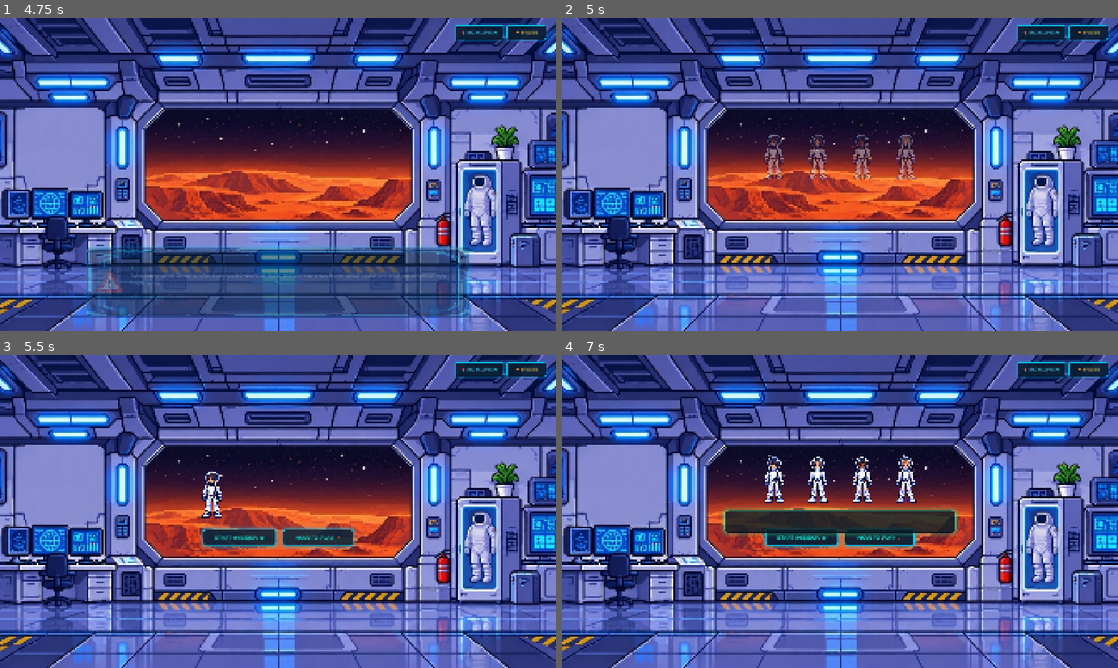
Above: before the commit, frames 1-4 (two rows, left to right).
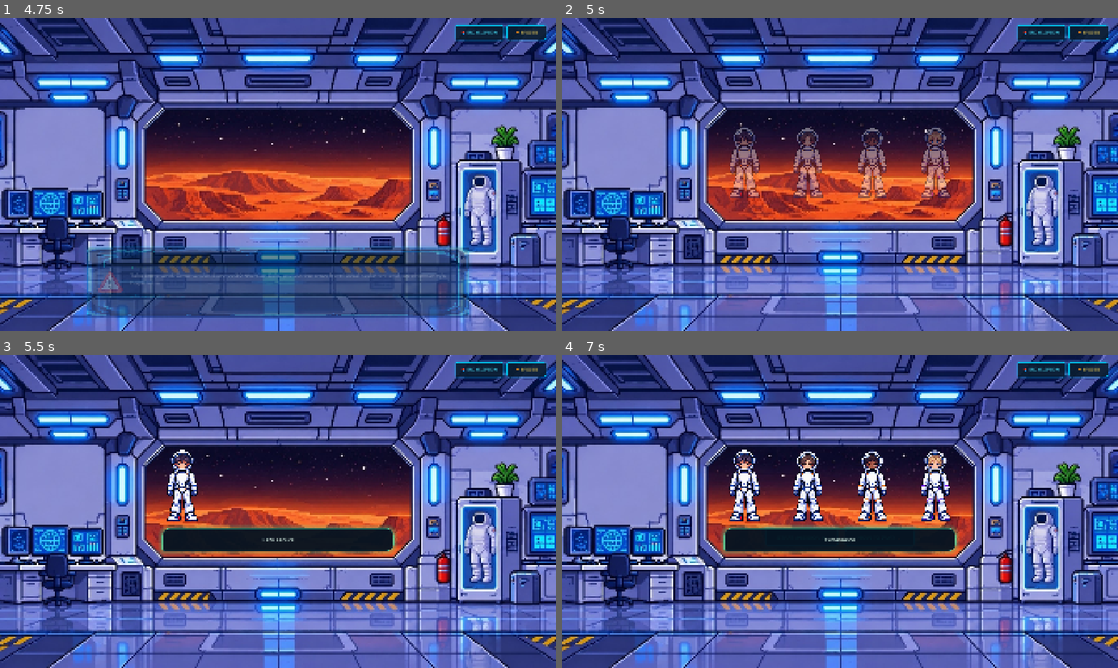
Above: after the commit, the same moments.

Repository: chaybentaleb/Astro_Care
Game: Godot game, scene res://scenes/main.tscn
The game is run twice, just before and just after one commit, with the same random seed, the same clock (stepped at 60 frames per second) and the same inputs.
Inputs (mouse positions are in pixels of both pictures, inside the frame that each line leads up to):
- Up to frame 1 (4.75 s): click "📚 ENCYCLOPEDIA" at 0.5 s; click "NEXT ▶️" at 1.25 s; click "NEXT ▶️" at 2 s; click "🏆 BADGES" at 2.75 s; tap Enter (ui_accept) at 3.5, 3.77, 4.25, 4.52 s; move the mouse to (400, 158) at 3.52 s; hold Right (ui_right) 3.53-4.28 s; click (400, 158) at 3.67 s; move the mouse to (166, 190) at 4.27 s; hold Left (ui_left) from 4.28 s (still down); click (166, 190) at 4.42 s
- Up to frame 2 (5 s): keep holding Left (ui_left)
- Up to frame 3 (5.5 s): move the mouse to (333, 442) at 5.02 s; release Left (ui_left) at 5.03 s; hold Right (ui_right) from 5.03 s (still down); click (333, 442) at 5.17 s
- Up to frame 4 (7 s): release Right (ui_right) at 5.75 s; click (801, 536) at 5.75 s, where only the run before the commit has a clickable "START MISSION ▶"; click (801, 536) at 6.5 s, where only the run before the commit has a clickable "START MISSION ▶"

Frame 1 is identical in both runs. In frame 2, 3.9% of the frame differs, in the area x 30-70%, y 35-58%; in frame 3, 4.2%; in frame 4, 9.1%, in the area x 28-72%, y 30-64%.

Commit message:
fix: scale up crew chars, 2-step comic speech bubble, button mouse_filter fix, sequential UI reveal

Diff:
--- a/scenes/dialogue.gd
+++ b/scenes/dialogue.gd
@@ -75,7 +75,17 @@
 	},
 ]
 
-const CREW_TEASER_TEXT: String = "Are you ready to face the red storms, Commander? Let's secure the habitat!"
+const CREW_TEASER_STEPS: Array[Dictionary] = [
+	{
+		"speaker": "CREW MEMBER 1",
+		"text": "Commander, solar sensors are redlining! Are you ready to face the Martian storms?"
+	},
+	{
+		"speaker": "CREW MEMBER 2",
+		"text": "Let's secure the habitat and keep everyone alive. We're counting on you!"
+	},
+]
+var crew_dialogue_index: int = 0
 
 func _ready() -> void:
 	_ensure_nodes()
@@ -217,6 +227,7 @@
 
 func _transition_to_crew_teaser() -> void:
 	current_phase = "crew_teaser"
+	crew_dialogue_index = 0
 
 	# Fade out the dialogue anchor
 	if dialogue_anchor:
@@ -224,6 +235,10 @@
 		fade_out.tween_property(dialogue_anchor, "modulate:a", 0.0, 0.3)
 		await fade_out.finished
 		dialogue_anchor.visible = false
+
+	# Hide buttons during crew dialogue
+	if action_buttons_center:
+		action_buttons_center.visible = false
 
 	# Show crew section with avatars popping in
 	if crew_section:
@@ -248,28 +263,19 @@
 			pop.tween_property(avatar, "modulate:a", 1.0, 0.2)
 			pop.tween_property(avatar, "scale", Vector2(1.0, 1.0), 0.3).set_trans(Tween.TRANS_BACK).set_ease(Tween.EASE_OUT)
 			await pop.finished
-			# Small delay between each pop
 			if i < avatars.size() - 1:
 				await get_tree().create_timer(0.12).timeout
 
-	# Show crew speech bubble with typewriter
-	if crew_speech_bubble:
-		crew_speech_bubble.visible = true
-		crew_speech_bubble.modulate.a = 0.0
-		var bubble_fade = create_tween()
-		bubble_fade.tween_property(crew_speech_bubble, "modulate:a", 1.0, 0.25)
-		await bubble_fade.finished
-
-	_start_typewriter(CREW_TEASER_TEXT, crew_speech_text)
+	# Show first crew speech step
+	_show_crew_speech_step(0)
 
 func _transition_to_menu() -> void:
 	current_phase = "menu"
 
-	# Update click hint to indicate menu is ready
 	if click_hint:
 		click_hint.visible = false
 
-	# Show action buttons with smooth fade-in
+	# Show action buttons with smooth fade-in below crew
 	if action_buttons_center:
 		action_buttons_center.visible = true
 		action_buttons_center.modulate.a = 0.0
@@ -278,6 +284,34 @@
 		var tween = create_tween().set_parallel(true)
 		tween.tween_property(action_buttons_center, "modulate:a", 1.0, 0.35)
 		tween.tween_property(action_buttons_center, "scale", Vector2(1.0, 1.0), 0.4).set_trans(Tween.TRANS_BACK).set_ease(Tween.EASE_OUT)
+
+func _show_crew_speech_step(index: int) -> void:
+	crew_dialogue_index = index
+	if index < 0 or index >= CREW_TEASER_STEPS.size():
+		return
+
+	var step = CREW_TEASER_STEPS[index]
+
+	# Show/fade in the speech bubble
+	if crew_speech_bubble:
+		crew_speech_bubble.visible = true
+		if crew_speech_bubble.modulate.a < 0.9:
+			crew_speech_bubble.modulate.a = 0.0
+			var bubble_fade = create_tween()
+			bubble_fade.tween_property(crew_speech_bubble, "modulate:a", 1.0, 0.25)
+
+	# Highlight the speaking crew member avatar
+	var avatars = [crew_avatar_1, crew_avatar_2, crew_avatar_3, crew_avatar_4]
+	for i in range(avatars.size()):
+		if avatars[i]:
+			if i == index:
+				# Bounce the active speaker
+				var bounce = create_tween()
+				bounce.tween_property(avatars[i], "scale", Vector2(1.08, 1.08), 0.12).set_trans(Tween.TRANS_BACK)
+				bounce.tween_property(avatars[i], "scale", Vector2(1.0, 1.0), 0.1)
+
+	# Start typewriter for this step's text
+	_start_typewriter(step["text"], crew_speech_text)
 
 # ─── Typewriter Engine ───────────────────────────────────────────────
 
@@ -419,10 +453,21 @@
 		_finish_typewriting(crew_speech_text)
 		return
 
-	# Crew teaser done — show menu buttons
-	is_advancing = true
-	_transition_to_menu()
-	is_advancing = false
+	# Advance to next crew dialogue step
+	if crew_dialogue_index < CREW_TEASER_STEPS.size() - 1:
+		is_advancing = true
+		crew_dialogue_index += 1
+		_show_crew_speech_step(crew_dialogue_index)
+		if is_inside_tree():
+			var tree = get_tree()
+			if tree:
+				await tree.create_timer(0.2).timeout
+		is_advancing = false
+	else:
+		# All crew dialogue done — show menu buttons
+		is_advancing = true
+		_transition_to_menu()
+		is_advancing = false
 
 # ─── Button Handlers ─────────────────────────────────────────────────
 
--- a/scenes/dialogue.tscn
+++ b/scenes/dialogue.tscn
@@ -148,10 +148,10 @@
 border_width_right = 2
 border_width_bottom = 2
 border_color = Color(0.3, 0.95, 0.7, 0.85)
-corner_radius_top_left = 12
-corner_radius_top_right = 12
-corner_radius_bottom_right = 12
-corner_radius_bottom_left = 12
+corner_radius_top_left = 24
+corner_radius_top_right = 24
+corner_radius_bottom_right = 24
+corner_radius_bottom_left = 6
 shadow_color = Color(0.2, 1, 0.6, 0.3)
 shadow_size = 16
 
@@ -166,7 +166,7 @@
 anchor_bottom = 1.0
 grow_horizontal = 2
 grow_vertical = 2
-mouse_filter = 1
+mouse_filter = 2
 
 [node name="TopRightButtons" type="MarginContainer" parent="IntroControl"]
 layout_mode = 1
@@ -178,11 +178,11 @@
 offset_right = -35.0
 offset_bottom = 75.0
 grow_horizontal = 0
-mouse_filter = 1
+mouse_filter = 2
 
 [node name="HBox" type="HBoxContainer" parent="IntroControl/TopRightButtons"]
 layout_mode = 2
-mouse_filter = 1
+mouse_filter = 2
 theme_override_constants/separation = 12
 alignment = 2
 
@@ -328,11 +328,11 @@
 offset_bottom = 130.0
 grow_horizontal = 2
 grow_vertical = 2
-mouse_filter = 1
+mouse_filter = 2
 
 [node name="ActionButtonsHBox" type="HBoxContainer" parent="IntroControl/ActionButtonsCenter"]
 layout_mode = 2
-mouse_filter = 1
+mouse_filter = 2
 theme_override_constants/separation = 24
 alignment = 1
 
@@ -340,6 +340,7 @@
 unique_name_in_owner = true
 custom_minimum_size = Vector2(250, 58)
 layout_mode = 2
+mouse_filter = 0
 theme_override_colors/font_color = Color(0.05, 0.95, 0.85, 1)
 theme_override_colors/font_hover_color = Color(1, 1, 1, 1)
 theme_override_fonts/font = ExtResource("3_fyky8")
@@ -353,6 +354,7 @@
 unique_name_in_owner = true
 custom_minimum_size = Vector2(240, 58)
 layout_mode = 2
+mouse_filter = 0
 theme_override_colors/font_color = Color(0.05, 0.95, 0.85, 1)
 theme_override_colors/font_hover_color = Color(1, 1, 1, 1)
 theme_override_fonts/font = ExtResource("3_fyky8")
@@ -371,10 +373,10 @@
 anchor_top = 0.5
 anchor_right = 0.5
 anchor_bottom = 0.5
-offset_left = -500.0
-offset_top = -260.0
-offset_right = 500.0
-offset_bottom = 140.0
+offset_left = -600.0
+offset_top = -340.0
+offset_right = 600.0
+offset_bottom = 260.0
 grow_horizontal = 2
 grow_vertical = 2
 mouse_filter = 2
@@ -386,17 +388,17 @@
 anchor_bottom = 1.0
 grow_horizontal = 2
 grow_vertical = 2
-theme_override_constants/separation = 20
+theme_override_constants/separation = 16
 alignment = 1
 
 [node name="AvatarRow" type="HBoxContainer" parent="IntroControl/CrewSection/CrewVBox"]
 layout_mode = 2
-theme_override_constants/separation = 32
+theme_override_constants/separation = 40
 alignment = 1
 
 [node name="CrewAvatar1" type="TextureRect" parent="IntroControl/CrewSection/CrewVBox/AvatarRow"]
 unique_name_in_owner = true
-custom_minimum_size = Vector2(120, 170)
+custom_minimum_size = Vector2(180, 260)
 layout_mode = 2
 texture = ExtResource("5_c1h")
 expand_mode = 1
@@ -404,7 +406,7 @@
 
 [node name="CrewAvatar2" type="TextureRect" parent="IntroControl/CrewSection/CrewVBox/AvatarRow"]
 unique_name_in_owner = true
-custom_minimum_size = Vector2(120, 170)
+custom_minimum_size = Vector2(180, 260)
 layout_mode = 2
 texture = ExtResource("6_c2h")
 expand_mode = 1
@@ -412,7 +414,7 @@
 
 [node name="CrewAvatar3" type="TextureRect" parent="IntroControl/CrewSection/CrewVBox/AvatarRow"]
 unique_name_in_owner = true
-custom_minimum_size = Vector2(120, 170)
+custom_minimum_size = Vector2(180, 260)
 layout_mode = 2
 texture = ExtResource("7_c3h")
 expand_mode = 1
@@ -420,7 +422,7 @@
 
 [node name="CrewAvatar4" type="TextureRect" parent="IntroControl/CrewSection/CrewVBox/AvatarRow"]
 unique_name_in_owner = true
-custom_minimum_size = Vector2(120, 170)
+custom_minimum_size = Vector2(180, 260)
 layout_mode = 2
 texture = ExtResource("8_c4h")
 expand_mode = 1
